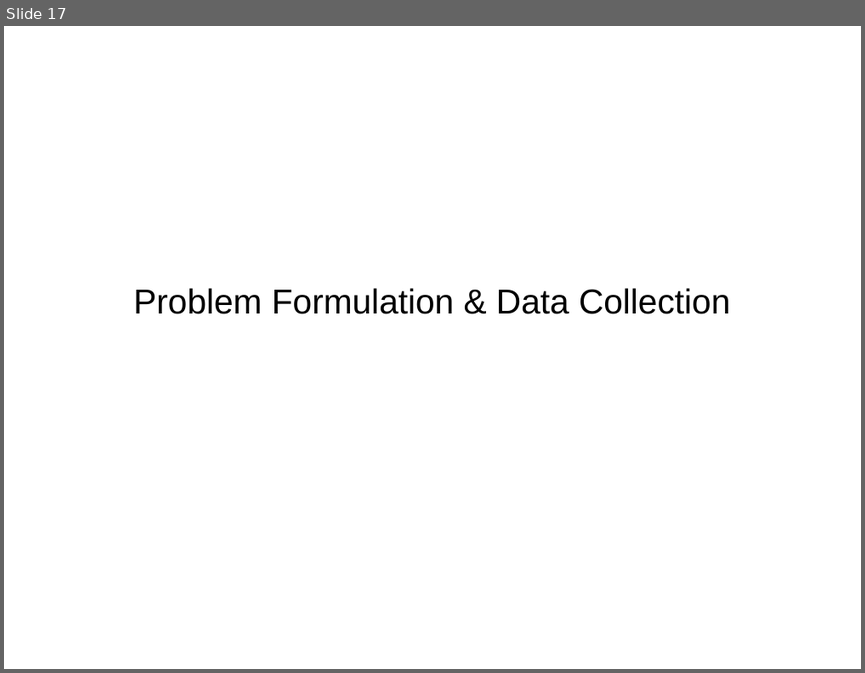
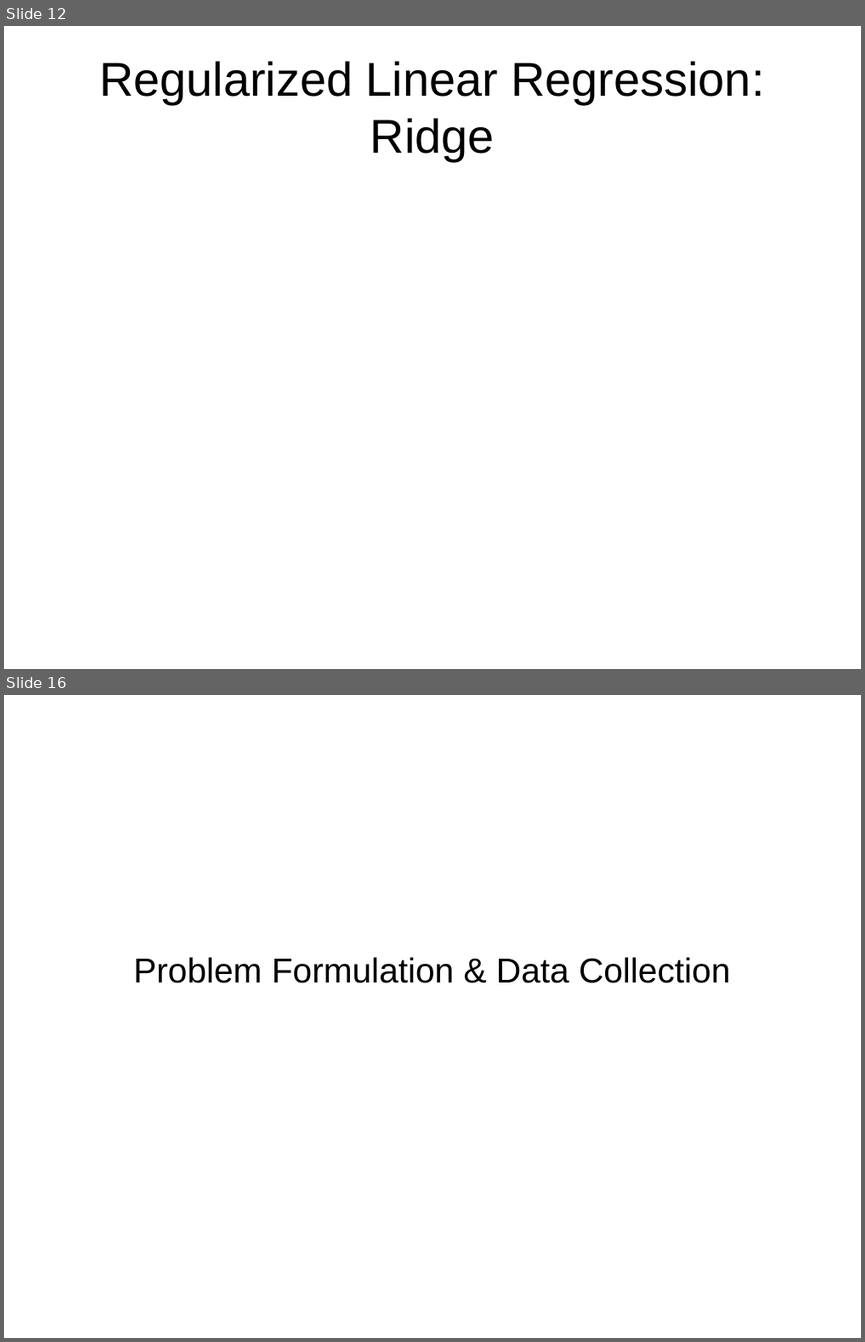
Before and after one commit to amueller/talks_odt, a slide deck: introduction_to_ml_with_python_bnl_2016.odp. Shown one above the other, each under a label of ours: slide 17 before the commit, slides 12 and 16 after it; the slides between them are not shown. The pictures are 865x673 and 865x1342 pixels, drawn with LibreOffice and Linux fonts; fonts in the diff are those of the drawing. Boxes give left, top, right and bottom in pixels: in the first picture for what was removed or moved away, otherwise in the second. Text is boxed around its words. In the diff, an @@ line names an element or a change of style, - is before the commit and + after.

```diff
--- a/introduction_to_ml_with_python_bnl_2016.odp
+++ b/introduction_to_ml_with_python_bnl_2016.odp
@@ slide 12 added at <box>4,26,861,669</box>, background #FFFFFF @@
@@ title added at <box>99,61,765,161</box>, 44 pt, text #000000 @@
+Regularized Linear Regression: Ridge
@@ what was slide 17 is now slide 16 @@
```
Also in this commit, not shown: 2 slides changed, 7 other slides added, 9 slides removed, 1 other file.
